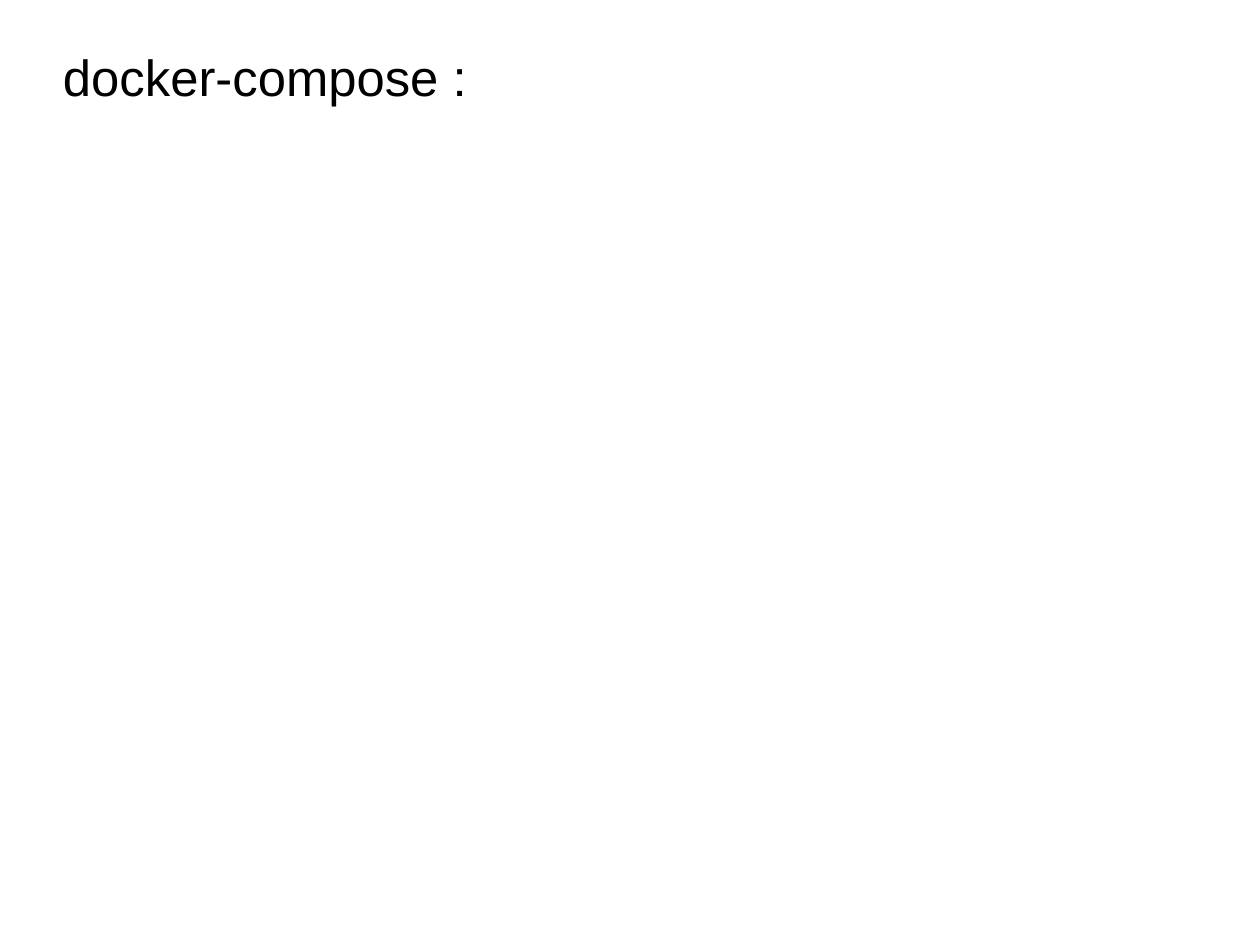
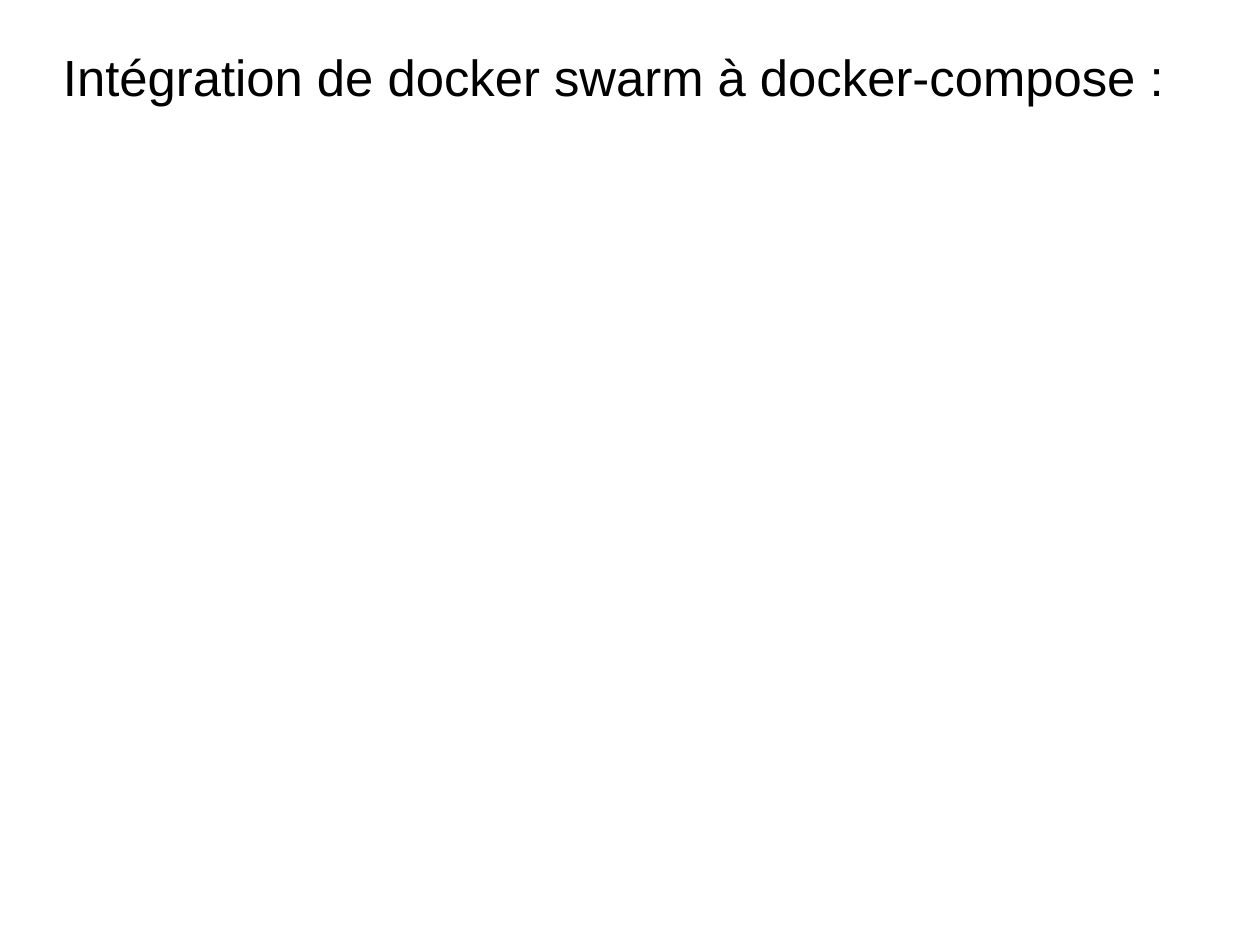
Before and after one commit to charleshuber/4t, a slide deck: slide 13 of presentation_smb215.odp (slide 9 before the commit). Drawn at 1260x945 pixels with LibreOffice and Linux fonts; fonts in the diff are those of the drawing. Boxes give left, top, right and bottom in pixels: in the first picture for what was removed or moved away, otherwise in the second. Text is boxed around its words. In the diff, an @@ line names an element or a change of style, - is before the commit and + after.

```diff
--- a/presentation_smb215.odp
+++ b/presentation_smb215.odp
@@ subtitle at [63, 58, 1135, 106]: text changed @@
-docker-compose :
+Intégration de docker swarm à docker-compose :
```
Also in this commit, not shown: 2 other slides changed, 4 slides added, 2 slides removed, 1 other file.
